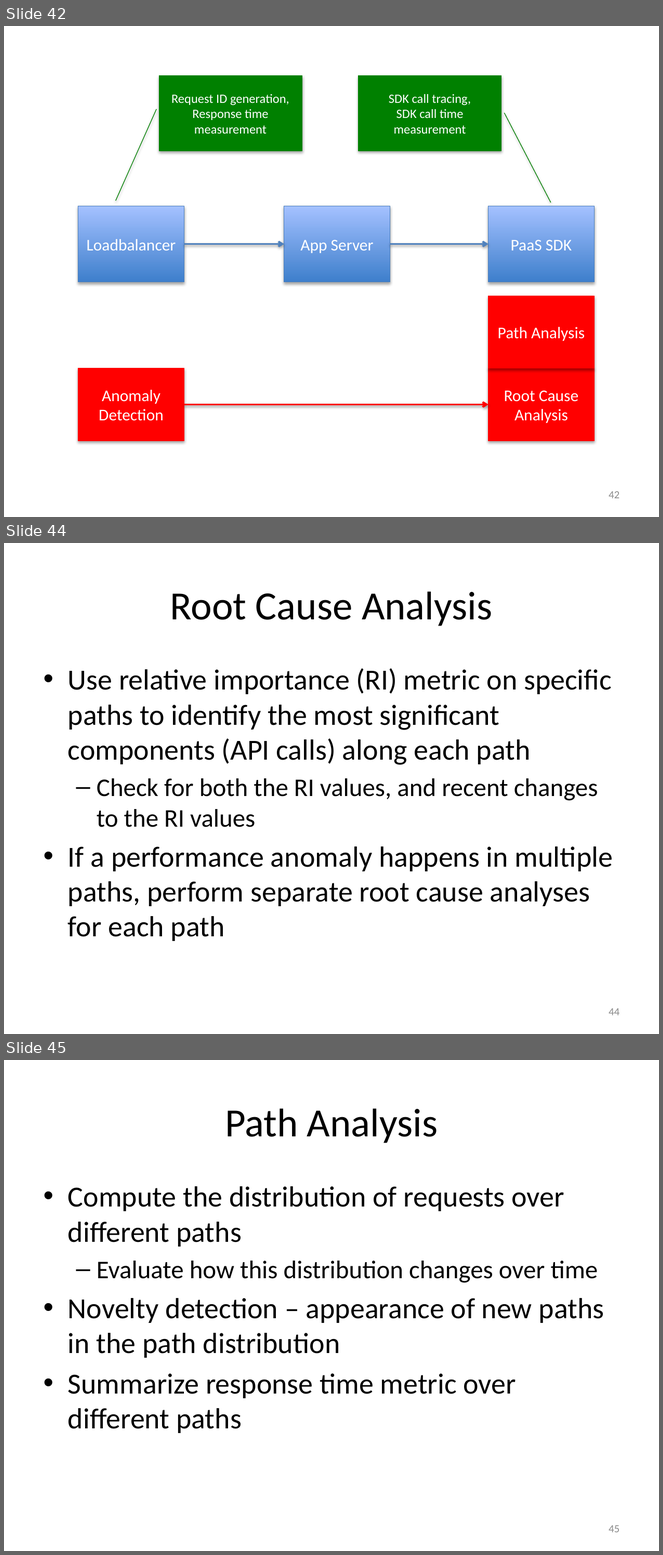
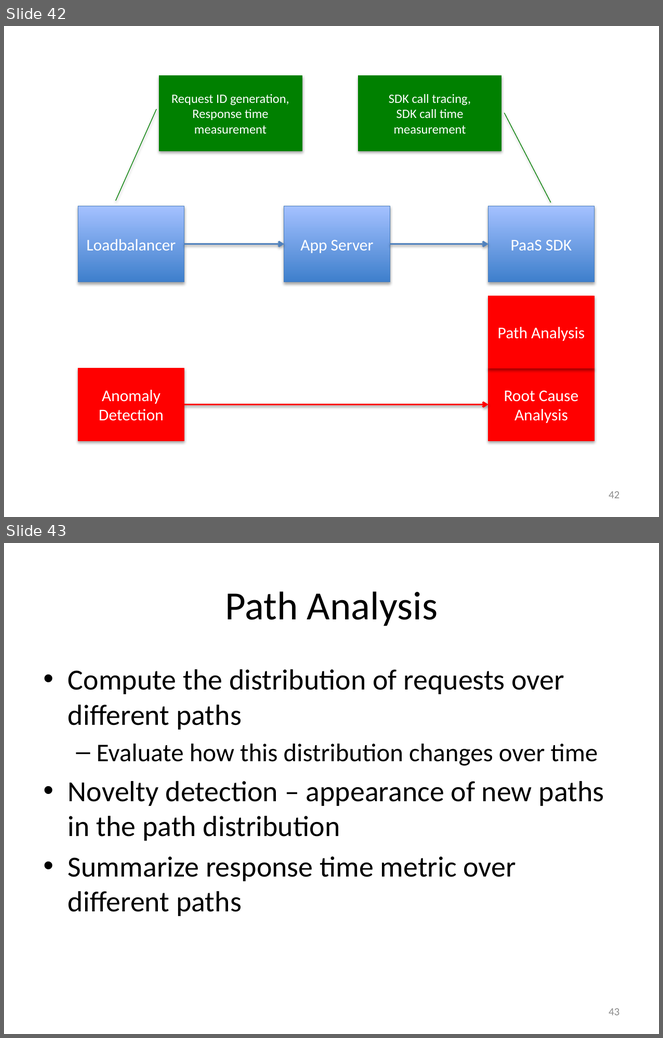
Before and after one commit to Dithn/eager-appscale, a slide deck: Eager/paper/dissertation/dissertation.pptx. Shown one above the other, each under a label of ours: slides 42, 44 and 45 before the commit, slides 42 and 43 after it; the slides between them are not shown. The pictures are 663x1555 and 663x1038 pixels, drawn with LibreOffice and Linux fonts; fonts in the diff are those of the drawing. Boxes give left, top, right and bottom in pixels: in the first picture for what was removed or moved away, otherwise in the second. Text is boxed around its words. In the diff, an @@ line names an element or a change of style, - is before the commit and + after.

```diff
--- a/Eager/paper/dissertation/dissertation.pptx
+++ b/Eager/paper/dissertation/dissertation.pptx
@@ slide 44 removed at [4, 543, 659, 1034], background #FFFFFF @@
@@ title removed at [170, 591, 492, 626] @@
-Root Cause Analysis
@@ text removed at [68, 668, 613, 941] @@
-• Use relative importance (RI) metric on specific paths to identify the most significant components (API calls) along each path
-  – Check for both the RI values, and recent changes to the RI values
-• If a performance anomaly happens in multiple paths, perform separate root cause analyses for each path
@@ page number removed at [609, 1008, 620, 1016] @@
-44
@@ what was slide 45 is now slide 43 @@
@@ page number at [609, 1008, 620, 1016]: text changed @@
-45
+43
```
Also in this commit, not shown: 9 slides changed, 5 other slides removed.
